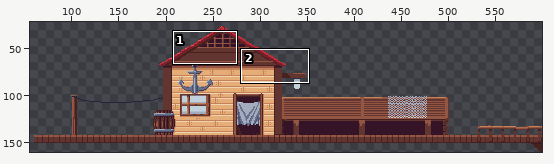
File history of a pixel-art file, Sprites/HomeTown-BridgeCheckpoints.aseprite. The first picture is a wide view before the edit; the outline marks the close-up.
Close-up. The starting point:
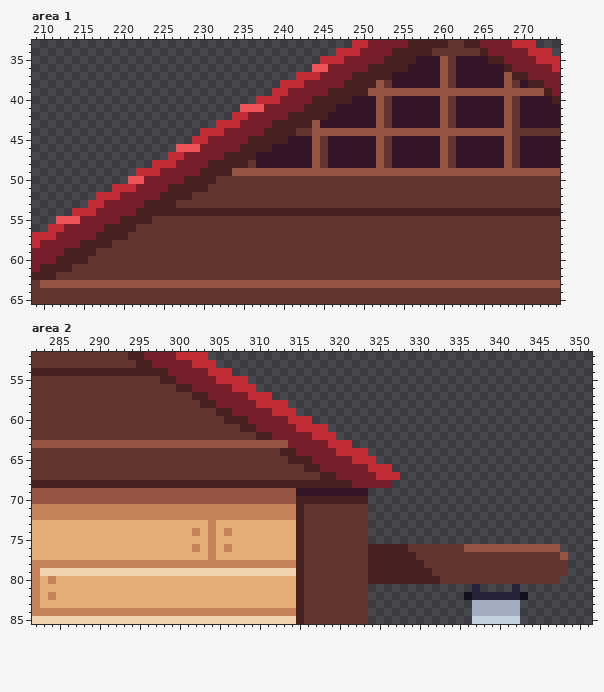
600x160 pixels, 1 frame. Shown: area 1: x 209..274, y 33..65; area 2: x 282..351, y 52..85. The wide view leaves out empty margins. The commit also changed other parts of the picture, which this record leaves out.
Now the later version:
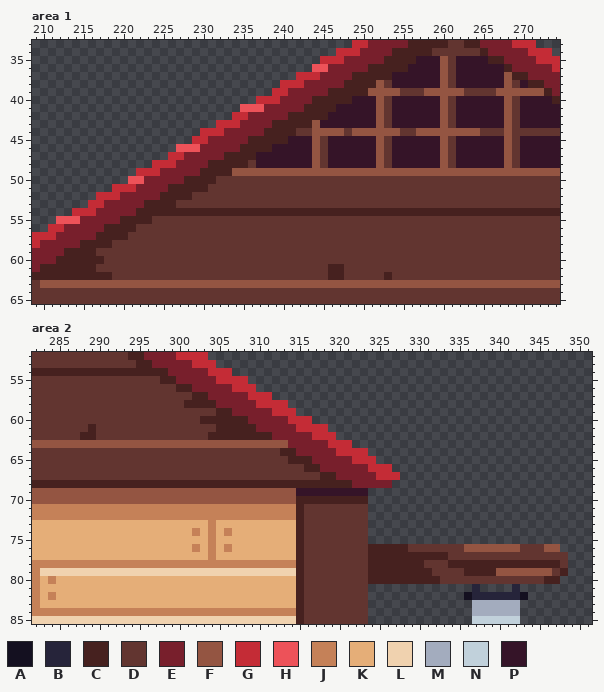
Palette (. is transparent): A #141020  B #26243a  C #46211f  D #623530  E #781f2c  F #945542  G #c42c36  H #ed5259  J #c58158  K #e5ae78  L #f0d2af  M #a3acbe  N #c1d1db  P #351428
Difference:
Area 1, layer "actual":
y 39: x 255..257 FFF -> DDD; x 263..266 FFFF -> DDDD
y 44: x 248 F -> D; x 255..256 FF -> DD; x 265..267 FFF -> DDD
y 60: x 216..217 DD -> CC
y 61: x 214..216 DDD -> CCC; x 246..247 DD -> CC
y 62: x 212..218 DDDDDDD -> CCCCCCC; x 246..247 DD -> CC; x 253 D -> C
Area 2, layer "actual":
y 58: x 301..302 DD -> CC
y 60: x 303..305 DDD -> CCC
y 61: x 289 D -> C; x 305..307 DDD -> CCC
y 62: x 288..289 DD -> CC; x 304..309 DDDDDD -> CCCCCC
y 76: x 343..345 FFF -> DDD
y 77: x 330..333 DDDD -> CCCC; x 348 F -> D
y 78: x 334..347 DDDDDDDDDDDDDD -> CCCCCCCCCCCCCC
y 79: x 336..346 DDDDDDDDDDD -> CCCCFFFFFFF; x 348 D -> C
y 80: x 346..347 DD -> CC
